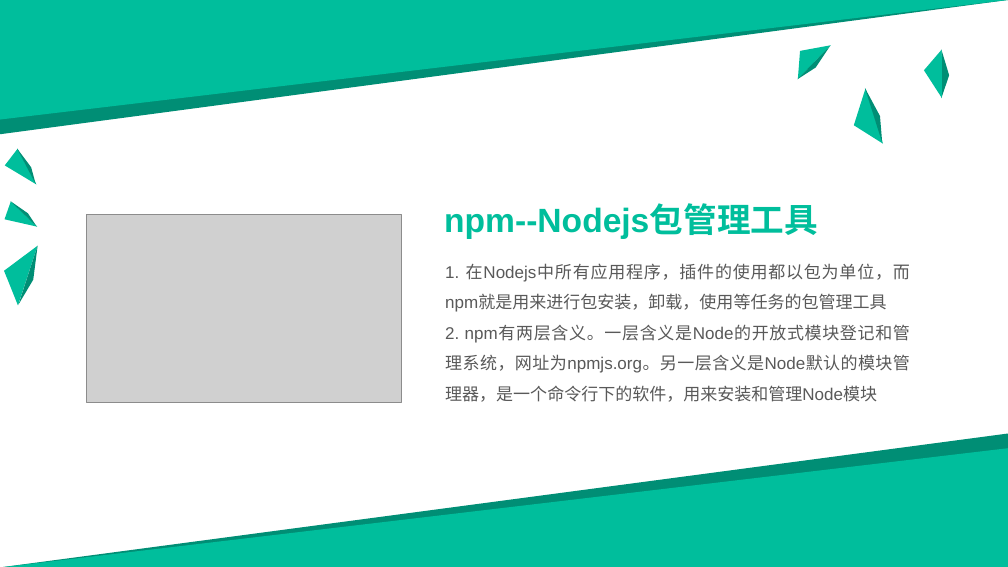
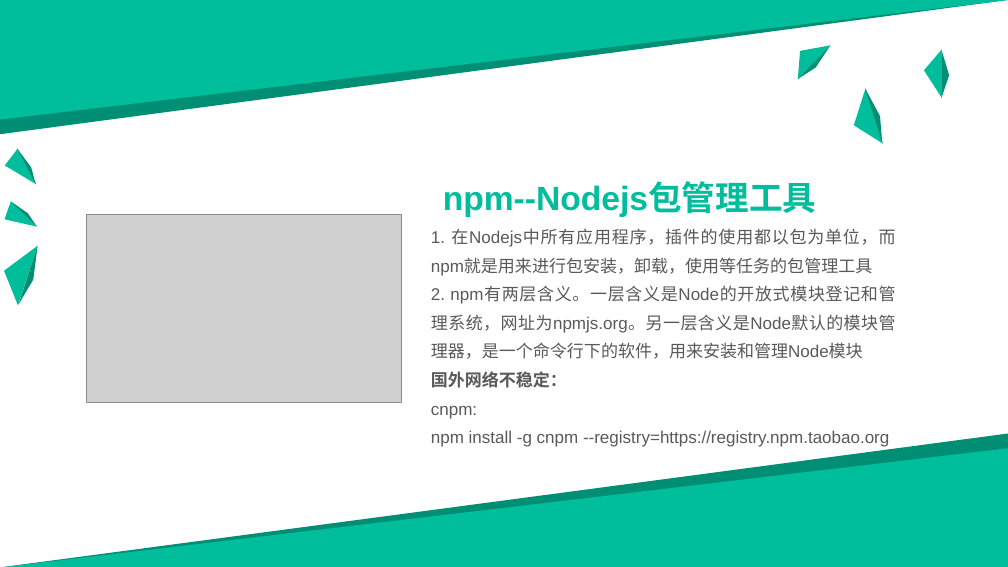
Before and after one commit to SiberianMark/travels, a slide deck: slide 7 of gulptest/nodejs.pptx. Drawn at 1008x567 pixels with LibreOffice and Linux fonts; fonts in the diff are those of the drawing; grey boxes stand for pictures. Boxes give left, top, right and bottom in pixels: in the first picture for what was removed or moved away, otherwise in the second. Text is boxed around its words. In the diff, an @@ line names an element or a change of style, - is before the commit and + after.

```diff
--- a/gulptest/nodejs.pptx
+++ b/gulptest/nodejs.pptx
@@ text "npm--Nodejs包管理工具": place and size @@
-text "npm--Nodejs包管理工具" at box(444, 205, 818, 239)
+text "npm--Nodejs包管理工具" at box(443, 183, 817, 217)
@@ text "1. 在Nodejs中所有应用程序，插件的使用都以包为单位，而npm就是用来进行包安装，卸载，使用等任务的包管理工具": place and size @@
-text "1. 在Nodejs中所有应用程序，插件的使用都以包为单位，而npm就是用来进行包安装，卸载，使用等任务的包管理工具" at box(445, 263, 910, 402)
+text "1. 在Nodejs中所有应用程序，插件的使用都以包为单位，而npm就是用来进行包安装，卸载，使用等任务的包管理工具" at box(431, 228, 896, 447)
@@ text at box(431, 228, 896, 359): line spacing 1.5 to 1.4 @@
@@ text at box(431, 371, 889, 447): paragraphs added @@
+国外网络不稳定：
+cnpm:
+npm install -g cnpm --registry=https://registry.npm.taobao.org
```
Also in this commit, not shown: 9 other slides changed, 11 slides added, 6 other files.
